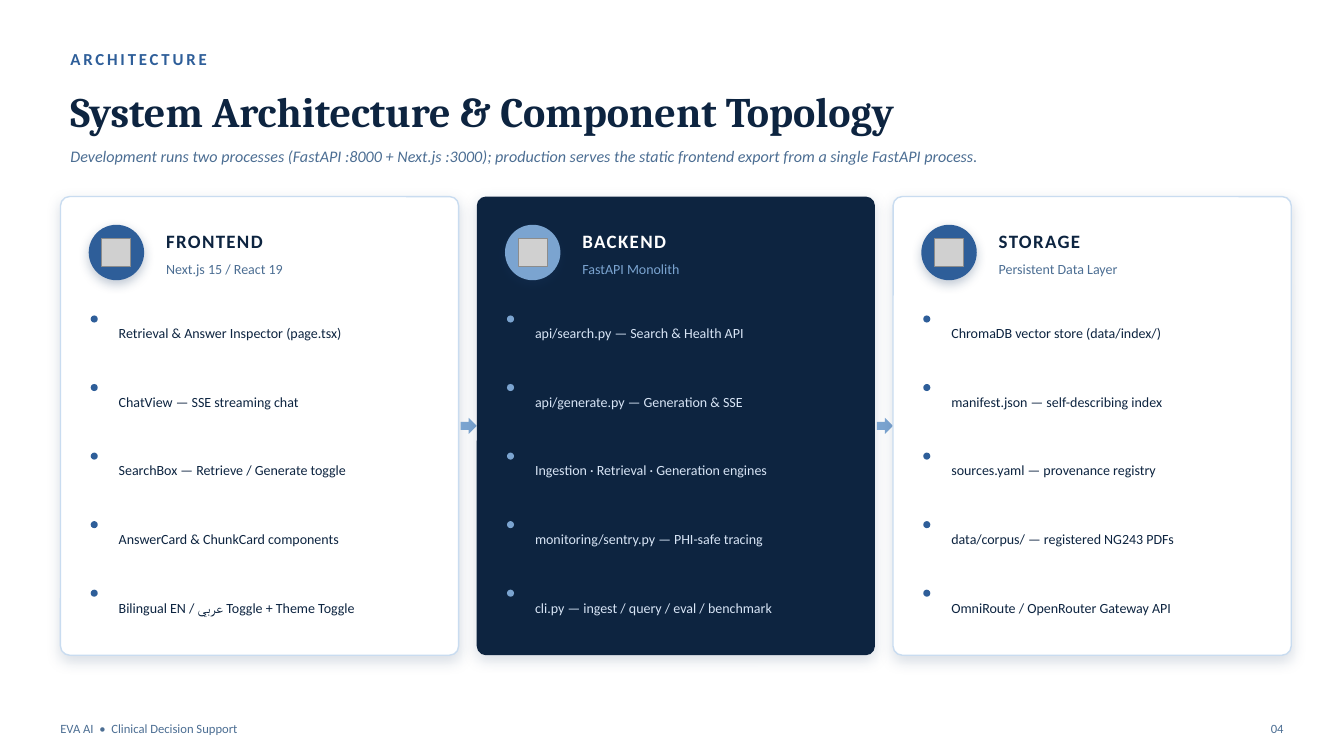
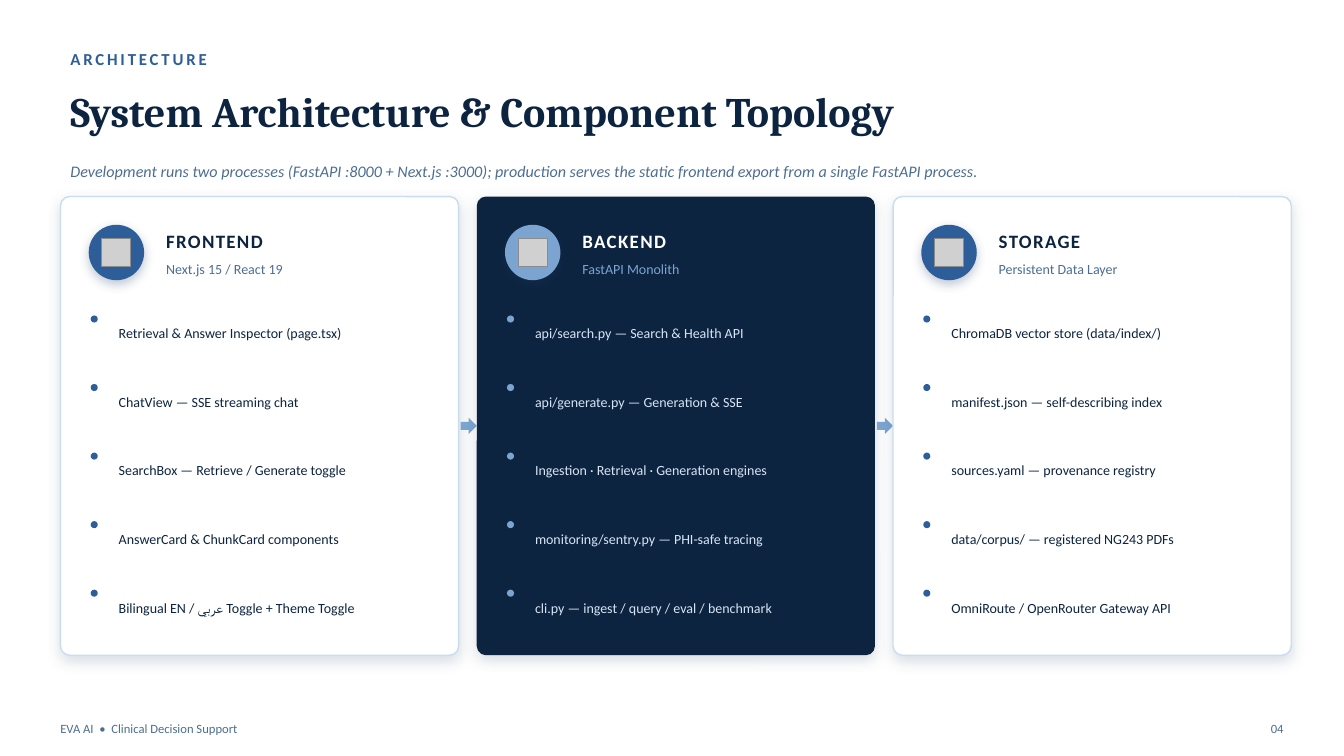
Before and after one commit to IbrahimAbdelsattar/Adrenal-Insufficiency-Guideline-RAG, a slide deck: slide 4 of Eva_AI_Presentation.pptx. Drawn at 1344x756 pixels with LibreOffice and Linux fonts; fonts in the diff are those of the drawing; grey boxes stand for pictures. Boxes give left, top, right and bottom in pixels: in the first picture for what was removed or moved away, otherwise in the second. Text is boxed around its words. In the diff, an @@ line names an element or a change of style, - is before the commit and + after.

```diff
--- a/Eva_AI_Presentation.pptx
+++ b/Eva_AI_Presentation.pptx
@@ text "Development runs two processes (FastAPI ...": place and size @@
-text "Development runs two processes (FastAPI ..." at <box>70,150,977,165</box>
+text "Development runs two processes (FastAPI ..." at <box>70,165,977,180</box>
```
Also in this commit, not shown: 11 other slides changed, 2 other files.
